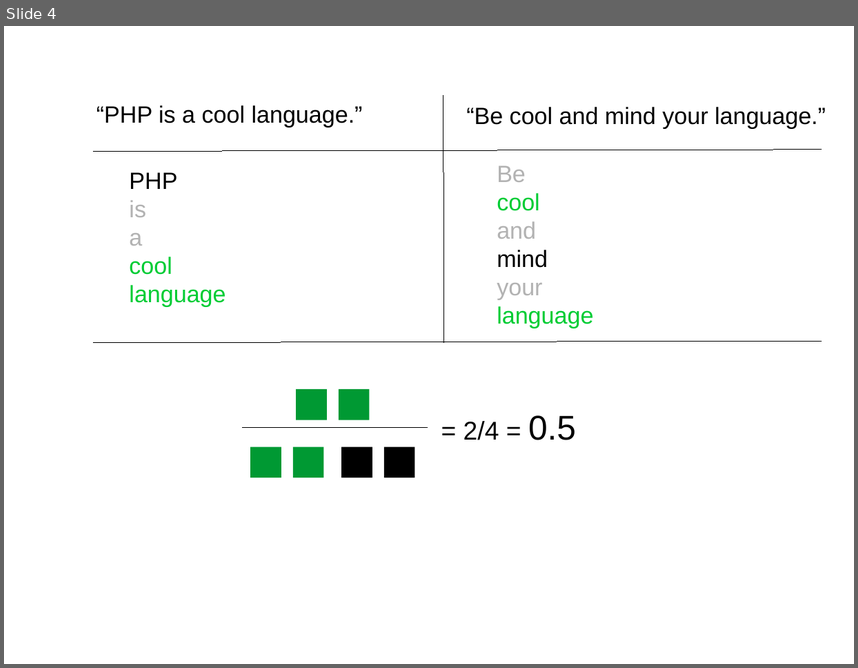
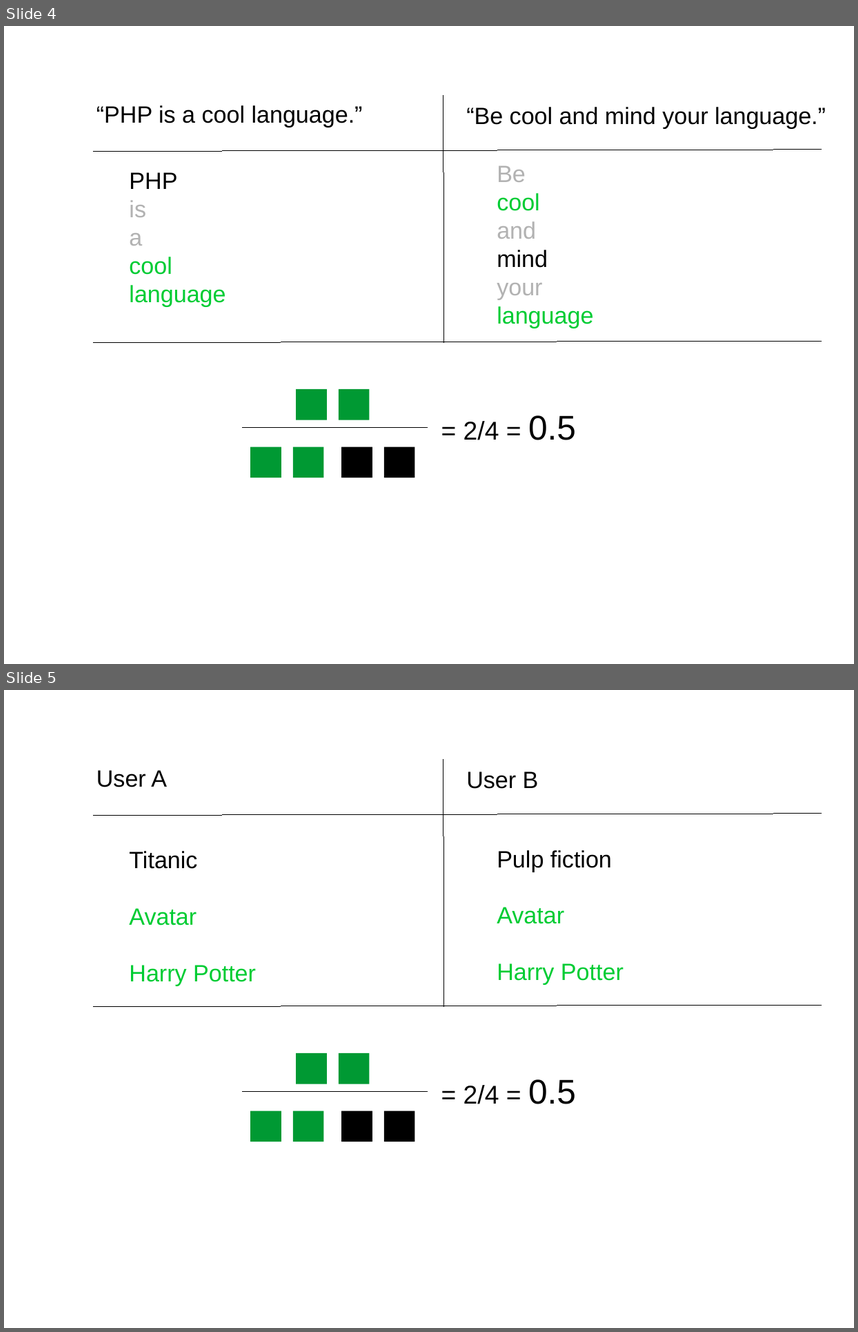
Before and after one commit to RaginBajin/machine-learning-open-course, a slide deck: img/pieroit_pics.odp. Shown one above the other, each under a label of ours: slide 4 before the commit, slides 4 and 5 after it. The pictures are 858x668 and 858x1332 pixels, drawn with LibreOffice and Linux fonts; fonts in the diff are those of the drawing. Boxes give left, top, right and bottom in pixels: in the first picture for what was removed or moved away, otherwise in the second. Text is boxed around its words. In the diff, an @@ line names an element or a change of style, - is before the commit and + after.

```diff
--- a/img/pieroit_pics.odp
+++ b/img/pieroit_pics.odp
@@ slide 5 added at [4,690,854,1328], background #FFFFFF @@
@@ text added at [96,770,167,787], 22 pt, text #000000 @@
+User A
@@ line added from (444, 760) to (444, 1006), #000000 0 pt @@
@@ text added at [466,771,539,789], 22 pt, text #000000 @@
+User B
@@ line added from (94, 815) to (822, 814), #000000 0 pt @@
@@ text added at [129,851,256,985], 22 pt, text #00CC33 @@
+Titanic
+Avatar
+Harry Potter
@@ text added at [497,850,624,985], 22 pt, text #00CC33 @@
+Pulp fiction
+Avatar
+Harry Potter
@@ line added from (94, 1006) to (822, 1005), #000000 0 pt @@
@@ rectangle added at [297,1054,327,1084], fill #009933 @@
@@ rectangle added at [339,1054,370,1084], fill #009933 @@
@@ text added at [464,1079,576,1104], 24 pt, text #000000 @@
+= 2/4 = 0.5
@@ line added from (242, 1092) to (428, 1092), #000000 0 pt @@
@@ rectangle added at [251,1110,281,1141], fill #009933 @@
@@ rectangle added at [293,1110,324,1141], fill #009933 @@
@@ rectangle added at [342,1110,372,1141], fill #000000 @@
@@ rectangle added at [384,1110,415,1141], fill #000000 @@
```
Also in this commit, not shown: 4 other files.
